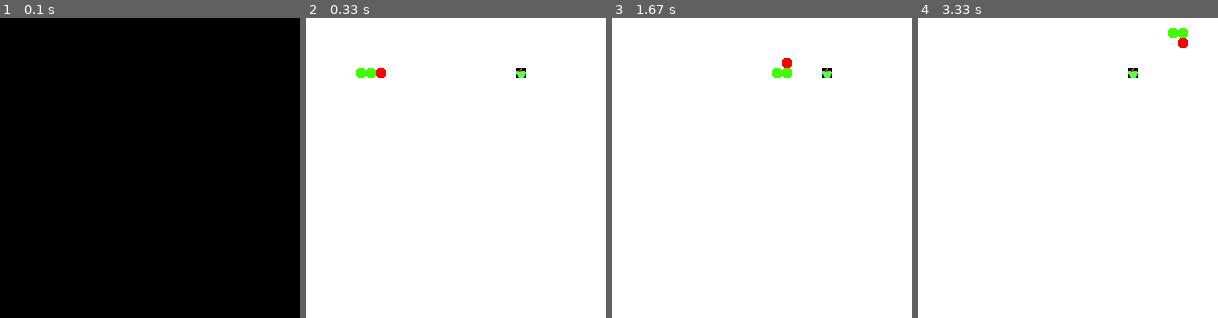
Above: before the commit, frames 1-4 (left to right).
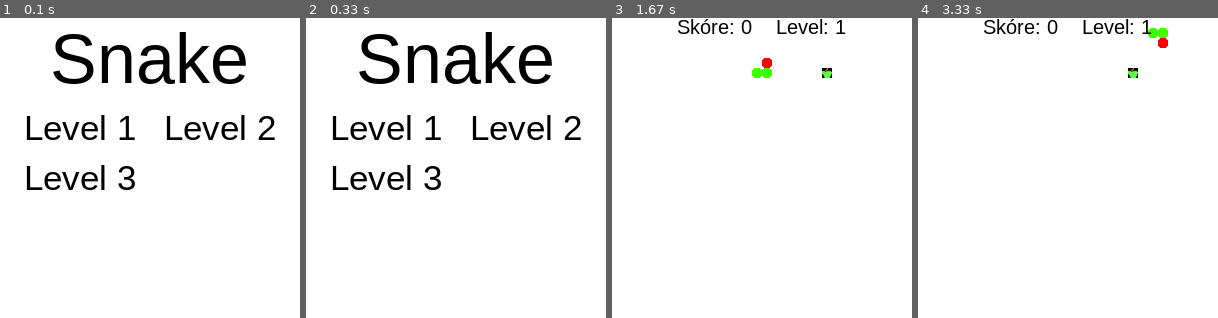
Above: after the commit, the same moments.

Repository: gitofson/python
Game: pygame game, started from w08_pygame/i_snake_2.py
Same seed, same stepped clock (60 frames per second), same inputs: the game is played once before the commit and once after it.
Inputs (mouse positions are in pixels of both pictures, inside the frame that each line leads up to):
- Up to frame 1 (0.1 s): no input
- Up to frame 2 (0.33 s): no input
- Up to frame 3 (1.67 s): click (690, 129) at 0.38 s, where only the run after the commit has a clickable "Level 1"; tap Enter at 0.67 s; hold Up from 1.5 s (still down)
- Up to frame 4 (3.33 s): release Up at 1.97 s; hold Right 2-2.47 s; move the mouse to (996, 171) at 2.03 s; hold Down from 3.07 s (still down)

The runs differ from the first frame. In frame 1, 95% of the frame differs, in the area x 0-100%, y 0-100%; in frame 2, 7.3%; in frame 3, 1.5%; in frame 4, 1.5%.

Commit message:
UI a hlavní menu

Diff:
--- a/w08_pygame/i_snake_2.py
+++ b/w08_pygame/i_snake_2.py
@@ -100,15 +100,37 @@
         self._snake = Snake()
         self.size = self.width, self.height = App.B_WIDTH, App.B_HEIGHT
         self._clock = None
+        self._level = 1
+        self._menu = True
 
         # inicializace PyGame modulů
         pygame.init()
+        pygame.font.init()
         # nastavení velikosti okna, pokus o nastavení HW akcelerace, pokud nelze, použije se DOUBLEBUF
         self._display_surf = pygame.display.set_mode(self.size, pygame.HWSURFACE | pygame.DOUBLEBUF)
+        self._display_surf.fill((255, 255, 255))
         self._running = True
         self._clock = pygame.time.Clock()
     def on_input_focus(self):
         pass
+    def UI(self):
+        font = pygame.font.SysFont("Arial", 20)
+        render = font.render(f"Skóre: {len(self._snake._body) - Snake.N_DOTS}    Level: {self._level}", 1, (0, 0, 0))
+        self._display_surf.blit(render, (self.B_WIDTH/2 - render.get_width()/2, self.B_WIDTH - render.get_height() - 280))
+    def menu(self):
+        pygame.font.init()
+        self._display_surf.fill((255, 255, 255))
+        font = pygame.font.SysFont("Arial", 70)
+        font2 = pygame.font.SysFont("Arial", 35)
+        nazev = font.render("Snake", 1, (0, 0, 0))
+        render_levelu = [font2.render(f"Level {i}", 1, (0, 0, 0)) for i in range(1, 5)]
+        self._display_surf.blit(nazev, (self.B_WIDTH/2 - nazev.get_width()/2, self.B_HEIGHT - nazev.get_height() - 220))
+        for i in range(3):
+            self._display_surf.blit(render_levelu[i], (self.B_WIDTH - render_levelu[i].get_width()/2 - (220 if i % 2 == 0 else 80), self.B_HEIGHT/4 - render_levelu[i].get_height()/2 + (35 if i <= 1 else 85)))
+        #self._display_surf.blit(render_levelu[1], (self.B_WIDTH - render_levelu[1].get_width()/2 - 80, self.B_HEIGHT/4 - render_levelu[1].get_height()/2 + 35))
+        #self._display_surf.blit(render_levelu[2], (self.B_WIDTH - render_levelu[2].get_width()/2 - 220, self.B_HEIGHT/4 - render_levelu[2].get_height()/2 + 85))
+        #self._display_surf.blit(render_levelu[3], (self.B_WIDTH - render_levelu[3].get_width()/2 - 80, self.B_HEIGHT/4 - render_levelu[3].get_height()/2 + 85))
+        pygame.display.flip()
     def on_key_down(self, event):
         if event.key == pygame.K_LEFT and self._snake._movement != Movement.RIGHT:
             self._snake._movement = Movement.LEFT
@@ -118,10 +140,14 @@
             self._snake._movement = Movement.UP
         if event.key == pygame.K_DOWN and self._snake._movement != Movement.UP:
             self._snake._movement = Movement.DOWN
-    def on_event(self, event):
+    def on_event(self, event, mouse):
         if event.type == QUIT:
             self._running = False
-        elif event.type == KEYDOWN:
+        elif event.type == MOUSEBUTTONDOWN:
+            if 25 <= mouse[0] <= 130 and 100 <= mouse[1] <= 120 and self._menu:
+                self._menu = False
+                self._snake.init_snake()
+        elif event.type == KEYDOWN and not self._menu:
             self.on_key_down(event)
     def game_over(self):
         pygame.font.init()
@@ -130,8 +156,8 @@
         font2 = pygame.font.SysFont("Arial", 20)
         render = font.render("PROHRA", 1, (0, 0, 0))
         render2 = font2.render(f"Skóre: {len(self._snake._body) - Snake.N_DOTS}", 1, (0, 0, 0))
-        self._display_surf.blit(render, (self.B_WIDTH/2 - render.get_width()/2, self.B_WIDTH/2 - render.get_height()/2))
-        self._display_surf.blit(render2, (self.B_WIDTH/2 - render2.get_width()/2, self.B_WIDTH/2 - render2.get_height()/2 + 35))
+        self._display_surf.blit(render, (self.B_WIDTH/2 - render.get_width()/2, self.B_HEIGHT/2 - render.get_height()/2))
+        self._display_surf.blit(render2, (self.B_WIDTH/2 - render2.get_width()/2, self.B_HEIGHT/2 - render2.get_height()/2 + 35))
         pygame.display.flip()
         time.sleep(5)
     def on_loop(self):
@@ -140,21 +166,25 @@
         self._snake.is_collided()
     def on_render(self):
             self._snake.draw(self._display_surf)
+            self.UI()
             pygame.display.flip()
     def on_cleanup(self):
         pygame.quit()
 
     def on_execute(self):
-        # had
-        self._snake.init_snake()
         # game loop
         while(self._running and self._snake._running):
             # zpracování všech typů událostí
             for event in pygame.event.get():
-                self.on_event(event)
-            self.on_loop()
-            self.on_render()
-        self.game_over()
+                mouse = pygame.mouse.get_pos()
+                self.on_event(event, mouse)
+            if not self._menu:
+                self.on_loop()
+                self.on_render()
+            else:
+                self.menu()
+        if not self._menu:
+            self.game_over()
         self.on_cleanup()
 
 if __name__ == "__main__" :
